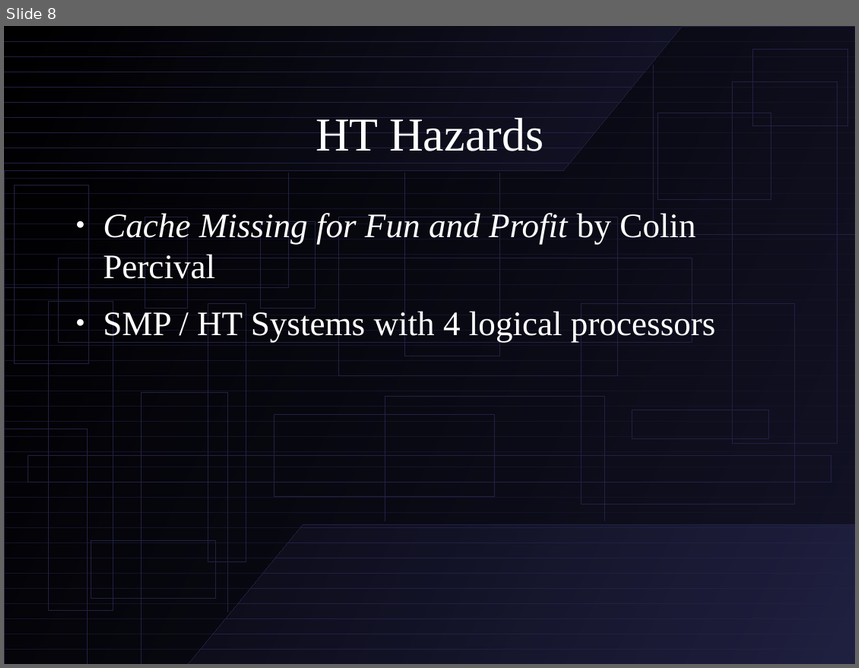
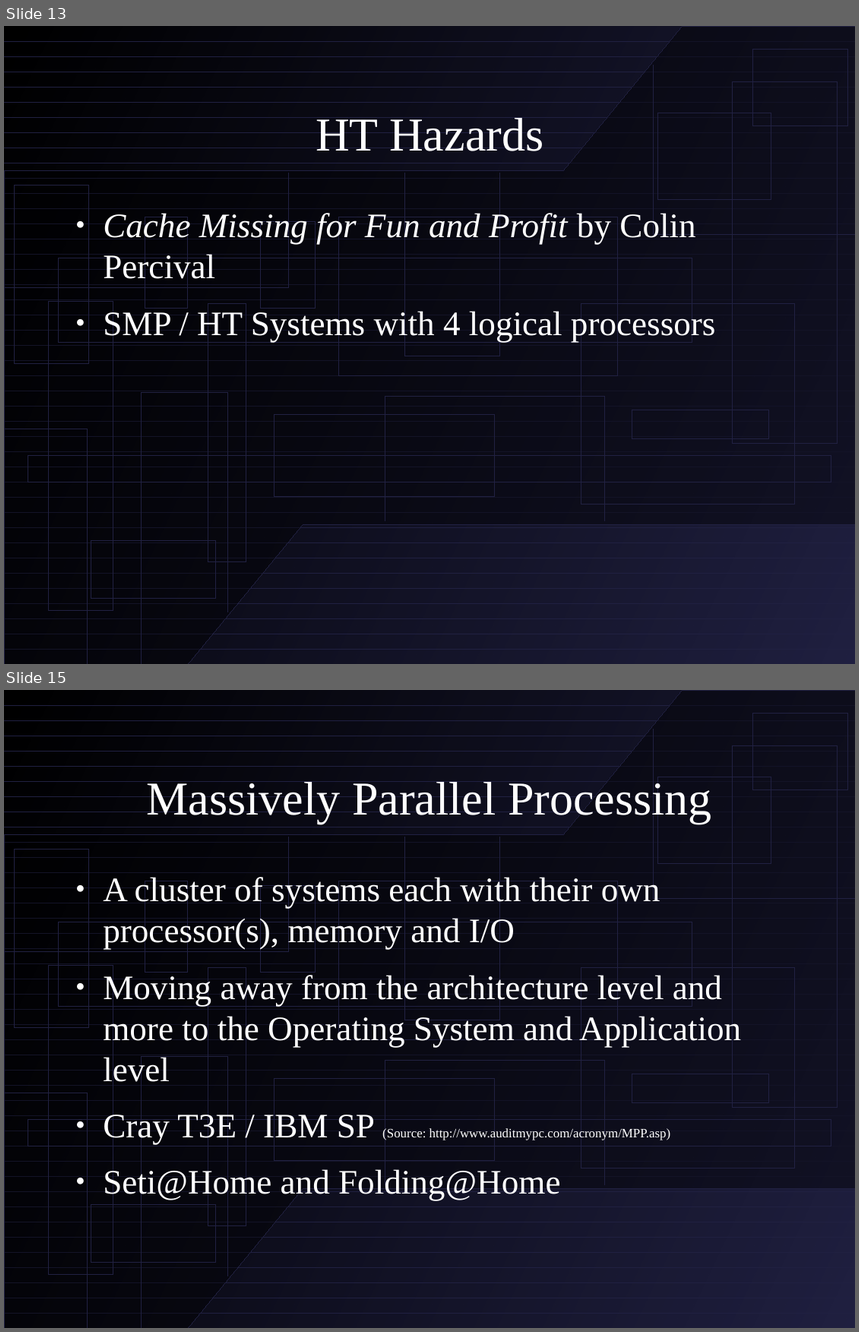
Before and after one commit to sumdog/assignments, a slide deck: cpsc-533/presentation.odp. Shown one above the other, each under a label of ours: slide 8 before the commit, slides 13 and 15 after it; the slides between them are not shown. The pictures are 859x668 and 859x1332 pixels, drawn with LibreOffice and Linux fonts; fonts in the diff are those of the drawing. Boxes give left, top, right and bottom in pixels: in the first picture for what was removed or moved away, otherwise in the second. Text is boxed around its words. In the diff, an @@ line names an element or a change of style, - is before the commit and + after.

```diff
--- a/cpsc-533/presentation.odp
+++ b/cpsc-533/presentation.odp
@@ slide 15 added at (4,690,855,1328), background #FFFFFF; not listed: 66 template elements that a slide beside it also shows @@
@@ title added at (147,781,712,824), 44 pt, text #FFFFFF @@
+Massively Parallel Processing
@@ text added at (103,875,741,1144), 32 pt, text #FFFFFF @@
+● A cluster of systems each with their own processor(s), memory and I/O
+● Moving away from the architecture level and more to the Operating System and Application level
+● Cray T3E / IBM SP (Source: http://www.auditmypc.com/acronym/MPP.asp)
+● Seti@Home and Folding@Home
@@ what was slide 8 is now slide 13 @@
```
Also in this commit, not shown: 2 slides changed, 9 other slides added, 1 other file.
